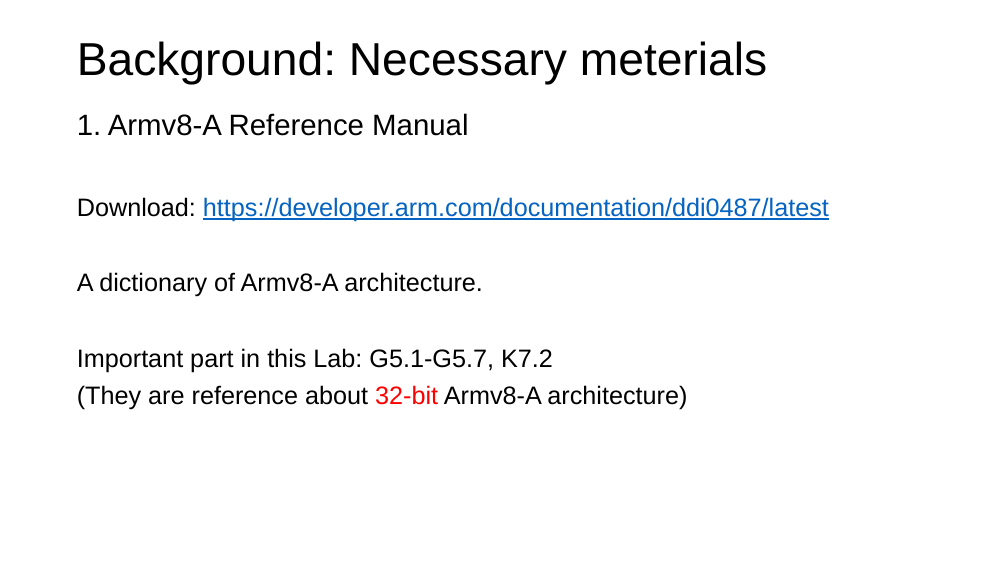
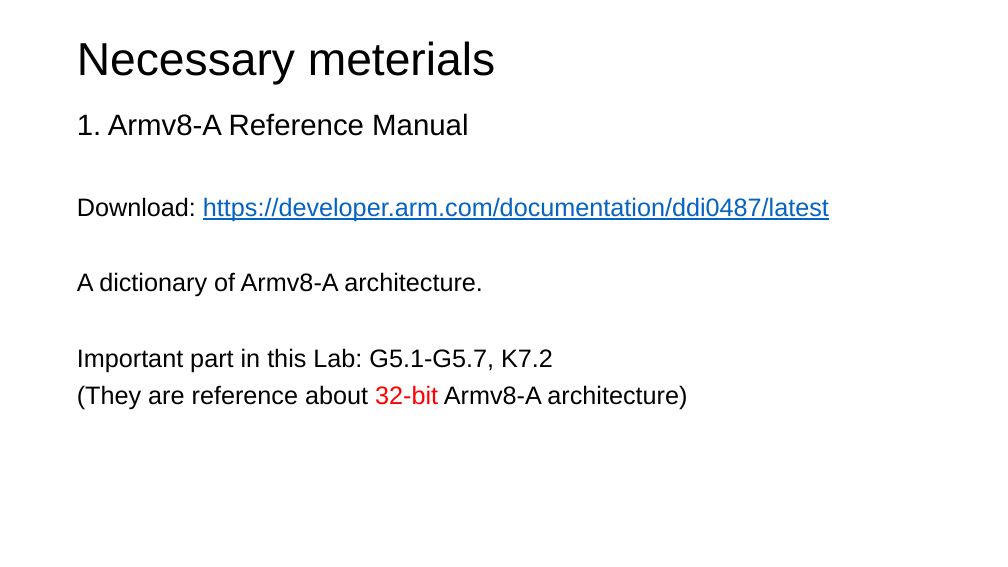
Before and after one commit to Compass-All/nailgun-teaching, a slide deck: slide 37 of defense-lab/NailgunDefense.pptx (slide 5 before the commit). Drawn at 1008x567 pixels with LibreOffice and Linux fonts; fonts in the diff are those of the drawing; background and template pictures are left out. Boxes give left, top, right and bottom in pixels: in the first picture for what was removed or moved away, otherwise in the second. Text is boxed around its words. In the diff, an @@ line names an element or a change of style, - is before the commit and + after.

```diff
--- a/defense-lab/NailgunDefense.pptx
+++ b/defense-lab/NailgunDefense.pptx
@@ title at <box>77,41,495,85</box>: text changed @@
-Background: Necessary meterials
+Necessary meterials
```
Also in this commit, not shown: 5 other slides changed, 4 slides added.
